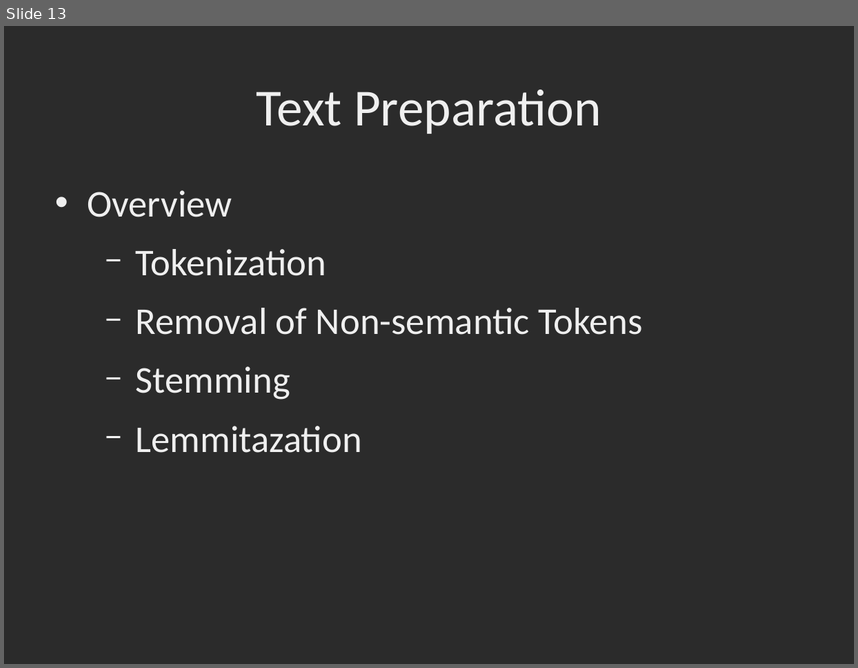
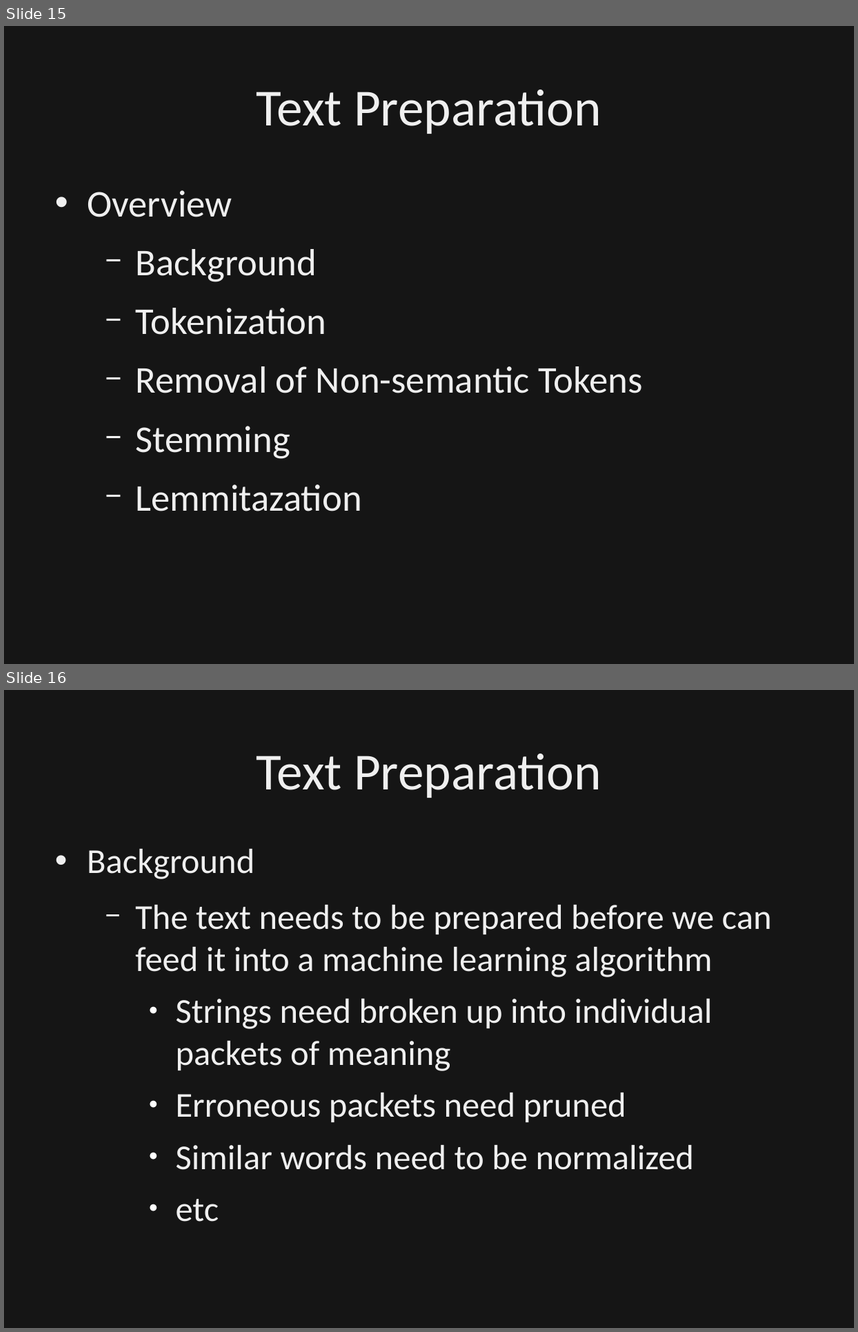
Before and after one commit to dbowmans46/PracticalProgramming, a slide deck: Session 7 - Python/Instructional Material/Session 7 - Python Brief Intro to NLP.odp. Shown one above the other, each under a label of ours: slide 13 before the commit, slides 15 and 16 after it. The pictures are 858x668 and 858x1332 pixels, drawn with LibreOffice and Linux fonts; fonts in the diff are those of the drawing; background and template pictures are left out; a plain dark background stands for a picture behind light text. Boxes give left, top, right and bottom in pixels: in the first picture for what was removed or moved away, otherwise in the second. Text is boxed around its words. In the diff, an @@ line names an element or a change of style, - is before the commit and + after.

Commit message:
Updated slides to include background for text preparation.  Added slides for in-class exercises for intro, tokenization, and stemming.  Added example book in raw text.

```diff
--- a/Session 7 - Python/Instructional Material/Session 7 - Python Brief Intro to NLP.odp
+++ b/Session 7 - Python/Instructional Material/Session 7 - Python Brief Intro to NLP.odp
@@ slide 16 added at [4, 690, 854, 1328], background picture (left out) @@
@@ rectangle added at [4, 690, 854, 1328], fill #000000 at 50% opacity, outline #000000 0 pt @@
@@ title added at [257, 753, 601, 798], 44 pt, text #EFEFEF @@
+Text Preparation
@@ text added at [87, 849, 772, 1221], 29.6 pt, text #EFEFEF @@
+• Background
+  − The text needs to be prepared before we can feed it into a machine learning algorithm
+    ● Strings need broken up into individual packets of meaning
+    ● Erroneous packets need pruned
+    ● Similar words need to be normalized
+    ● etc
@@ what was slide 13 is now slide 15 @@
@@ slide 15 changed as well @@
@@ rectangle added at [4, 26, 854, 664], fill #000000 at 50% opacity, outline #000000 0 pt @@
@@ text at [135, 249, 317, 282]: paragraph added @@
+  − Background
```
Also in this commit, not shown: 24 other slides changed, 7 other slides added, 1 other file.
